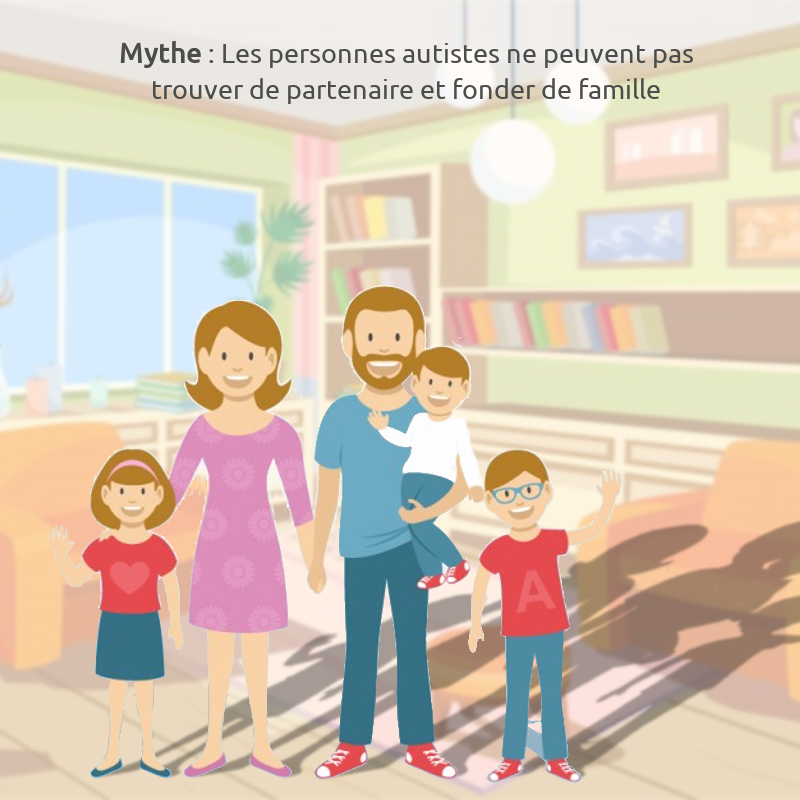
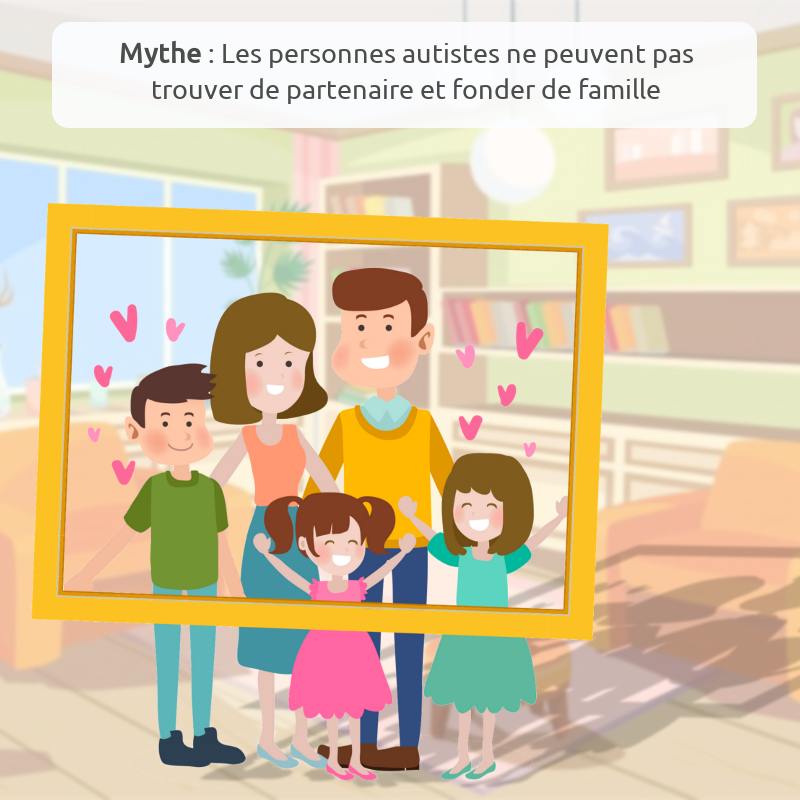
Before/after of a 800 × 800 layered artwork. What changed in the layer stack:
added layer "Clipboard" above "Perspective Shadow #1" over [31, 203, 609, 794]
added layer "Perspective Shadow #1" (20%) above "Mythe : Les personnes autistes..." over [163, 541, 800, 794]
showed "Layer #1", opacity 72% → 89%, painted on it over [52, 22, 757, 128]
hid "Layer" over [48, 122, 629, 783]
hid "Perspective Shadow" over [92, 518, 800, 782]
